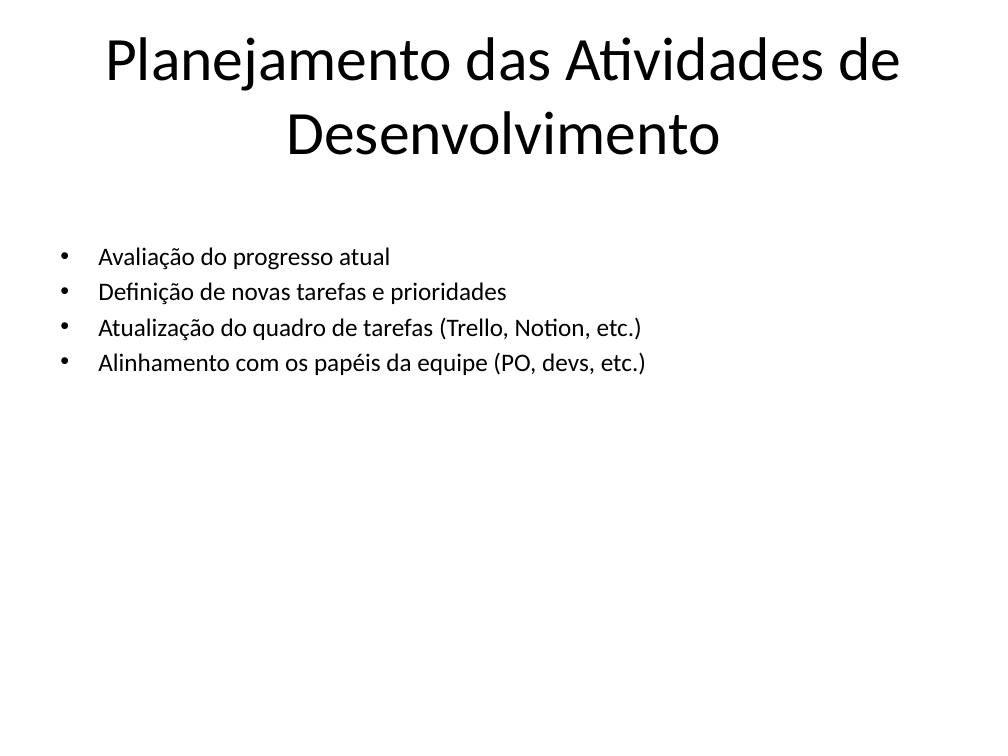
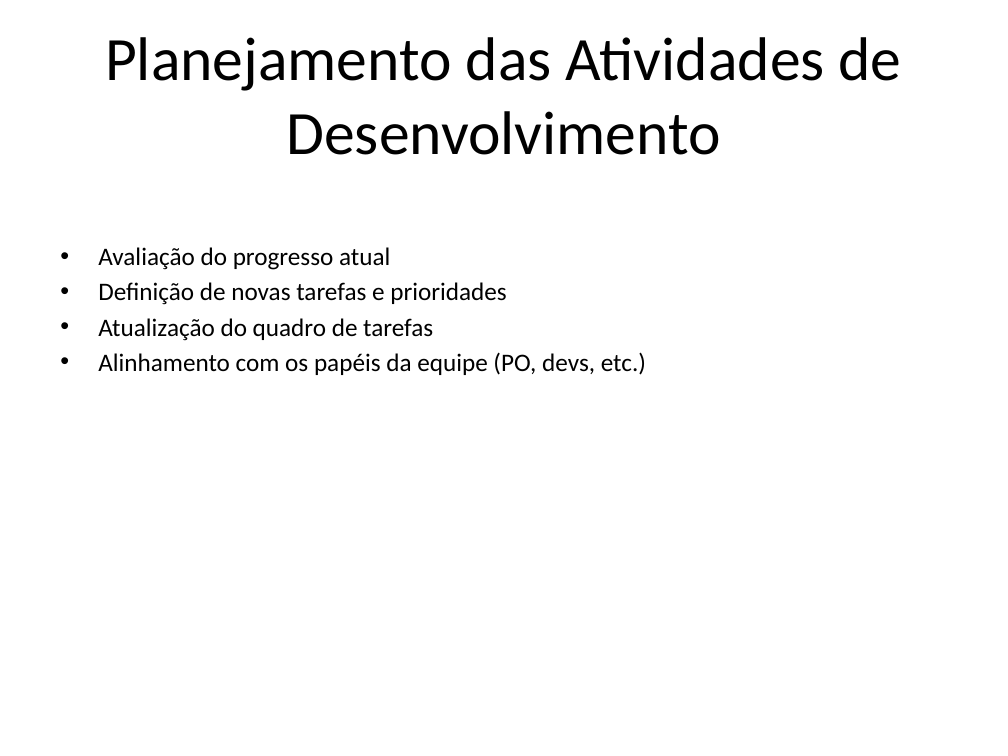
Before and after one commit to ATOM-Arm/docs, a slide deck: slide 10 of meetings/6th_Weekly copy/Roteiro_Reuniao_Projeto_ATOM_Agil.pptx. Drawn at 1008x756 pixels with LibreOffice and Linux fonts; fonts in the diff are those of the drawing. Boxes give left, top, right and bottom in pixels: in the first picture for what was removed or moved away, otherwise in the second. Text is boxed around its words. In the diff, an @@ line names an element or a change of style, - is before the commit and + after.

```diff
--- a/meetings/6th_Weekly copy/Roteiro_Reuniao_Projeto_ATOM_Agil.pptx
+++ b/meetings/6th_Weekly copy/Roteiro_Reuniao_Projeto_ATOM_Agil.pptx
@@ text at [98, 318, 433, 341]: text changed @@
-• Atualização do quadro de tarefas (Trello, Notion, etc.)
+• Atualização do quadro de tarefas
```
Also in this commit, not shown: 2 other slides changed, 4 slides added, 4 slides removed.
